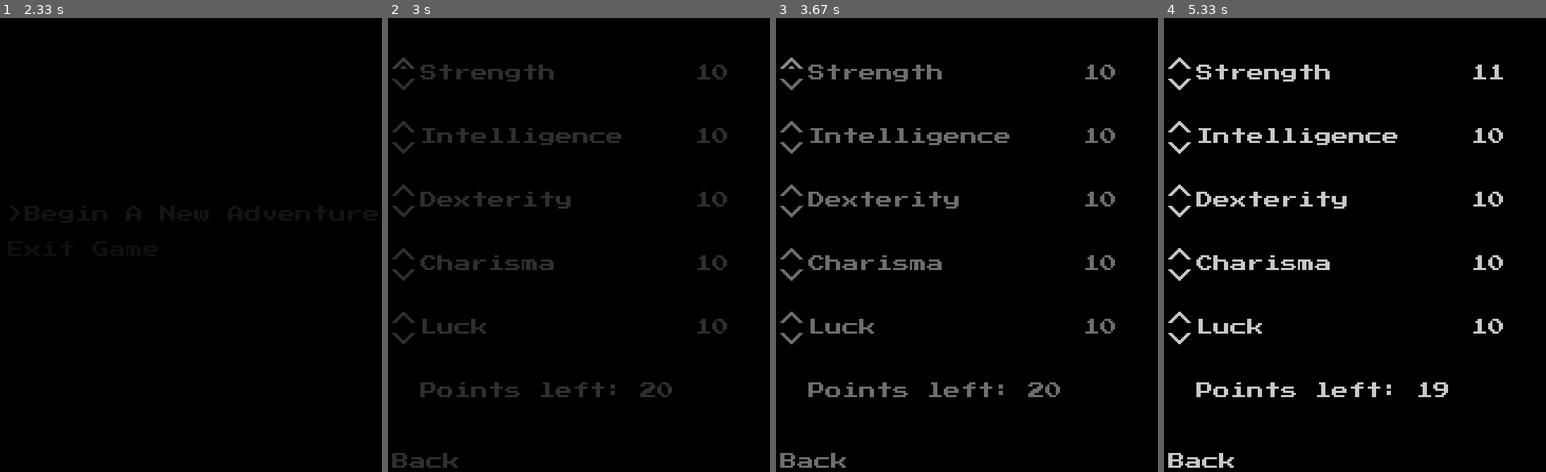
Above: before the commit, frames 1-4 (left to right).
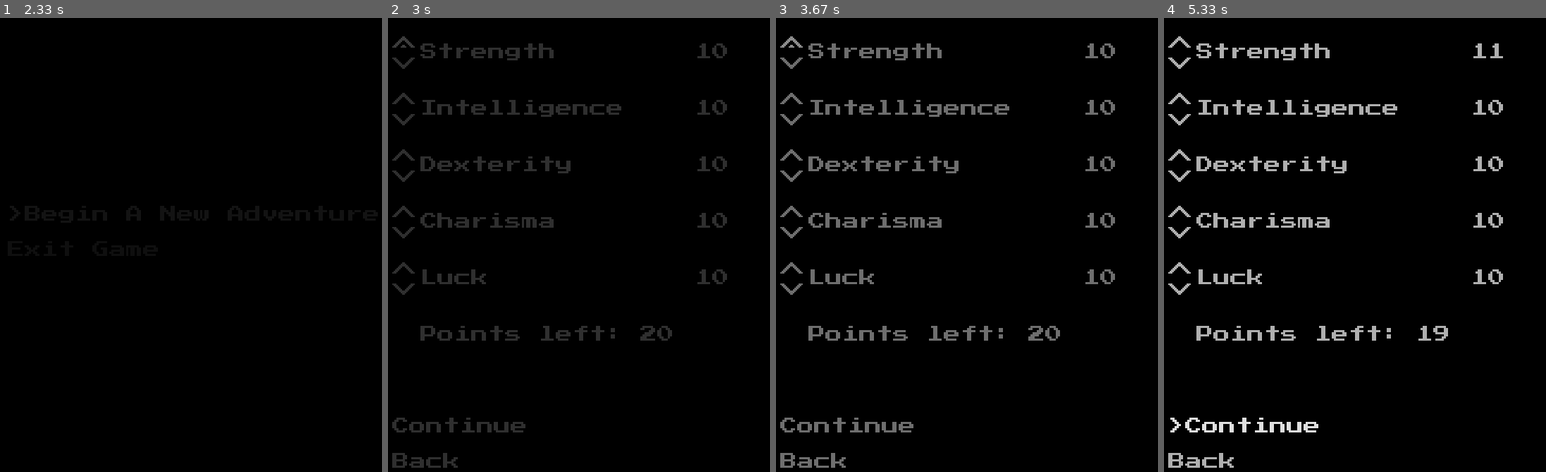
Above: after the commit, the same moments.

Repository: Cyborger/PygameTextRPG
Game: pygame game, started from launcher.py
Same seed, same stepped clock (60 frames per second), same inputs: the game is played once before the commit and once after it.
Inputs (mouse positions are in pixels of both pictures, inside the frame that each line leads up to):
- Up to frame 1 (2.33 s): click "Begin A New Adventure" at 0.38 s
- Up to frame 2 (3 s): no input
- Up to frame 3 (3.67 s): no input
- Up to frame 4 (5.33 s): tap Enter at 4.67 s; click (1236, 426) at 5.05 s, where only the run after the commit has a clickable "Continue"

Frame 1 is identical in both runs. In frame 2, 8.2% of the frame differs, in the area x 1-89%, y 4-92%; in frame 3, 8.2%; in frame 4, 8.5%, in the area x 1-89%, y 4-100%.

Commit message:
Added race selection

Diff:
--- a/core/player.py
+++ b/core/player.py
@@ -1,6 +1,7 @@
 class Player:
     def __init__(self):
         self.name = ""
+        self.race = ""
         self.stats = {"Strength": 10,
                       "Intelligence": 10,
                       "Dexterity": 10,
--- a/menus/allocateStatsMenu.py
+++ b/menus/allocateStatsMenu.py
@@ -16,8 +16,8 @@
     def generateLabels(self):
         statX = 60
         valueX = 450
-        y = 100
-        spacing = 90
+        y = 70
+        spacing = 80
         for stat in self.getParent().newPlayer.stats:
             self.addLabel(Label(stat, statX, y))
             self.addLabel(Label(str(self.getParent().newPlayer.stats[stat]),
@@ -28,8 +28,8 @@
 
     def generateButtons(self):
         x = 20
-        y = 90
-        spacing = 60
+        y = 60
+        spacing = 50
         arrowSpacing = 30
         upArrow = pygame.image.load("res/images/upArrowDefault.png")
         upArrowHovered = pygame.image.load("res/images/upArrowHovered.png")
@@ -42,6 +42,7 @@
             self.addButton(ImageButton(downArrow, downArrowHovered, x, y,
                                        self.decreaseStat, stat))
             y += spacing
+        self.addButton(LabelButton("Continue", x, 600, self.nextMenu))
         self.addButton(LabelButton("Back", x, 650, self.goBack))
 
     def increaseStat(self, statName):
@@ -61,5 +62,8 @@
         self.labels[:] = []
         self.generateLabels()
 
+    def nextMenu(self):
+        self.getRoot().fadeMenuChange("characterCreationState/raceSelectionMenu")
+
     def goBack(self):
         self.getRoot().fadeMenuChange("titleMenuState/titleMenu")
--- /dev/null
+++ b/menus/raceSelectionMenu.py
@@ -0,0 +1,25 @@
+from core.menu import Menu
+from core.labelButton import LabelButton
+
+
+class RaceSelectionMenu(Menu):
+    def __init__(self, parentState):
+        super().__init__("raceSelectionMenu", parentState)
+        self.races = ["Human", "Elf", "Dwarf", "Halfling"]
+        self.createButtons()
+
+    def createButtons(self):
+        x = 40
+        y = 40
+        ySpacing = 90
+        for race in self.races:
+            self.addButton(LabelButton(race, x, y, self.chooseRace, race))
+            y += ySpacing
+        self.addButton(LabelButton("Back", 20, 650, self.goBack))
+
+    def chooseRace(self, raceName):
+        self.getParent().newPlayer.race = raceName
+        print("Player race: " + self.getParent().newPlayer.race)
+
+    def goBack(self):
+        self.getRoot().fadeMenuChange("characterCreationState/allocateStatsMenu")
--- a/states/characterCreationState.py
+++ b/states/characterCreationState.py
@@ -1,9 +1,11 @@
 from core.player import Player
 from core.state import State
 from menus.allocateStatsMenu import AllocateStatsMenu
+from menus.raceSelectionMenu import RaceSelectionMenu
 
 class CharacterCreationState(State):
     def __init__(self, game):
         super().__init__("characterCreationState", game)
         self.newPlayer = Player()
         self.addMenu(AllocateStatsMenu(self))
+        self.addMenu(RaceSelectionMenu(self))
